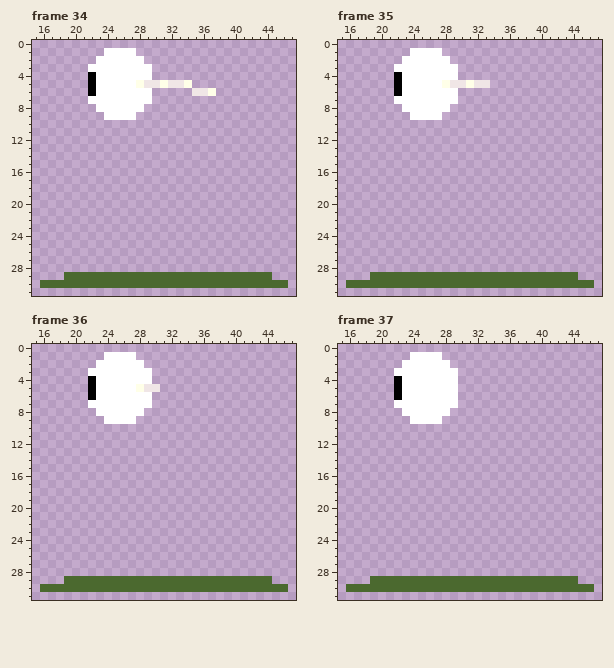
Pixel-art file -- Sprites/dev/Monster_death.ase. The first picture shows the starting point.
48x32 pixels, 37 frames. Shown: frame 34: x 15..47, y 0..31; frame 35: x 15..47, y 0..31; frame 36: x 15..47, y 0..31; frame 37: x 15..47, y 0..31. The commit also changed other frames, which this record leaves out.
After the commit:
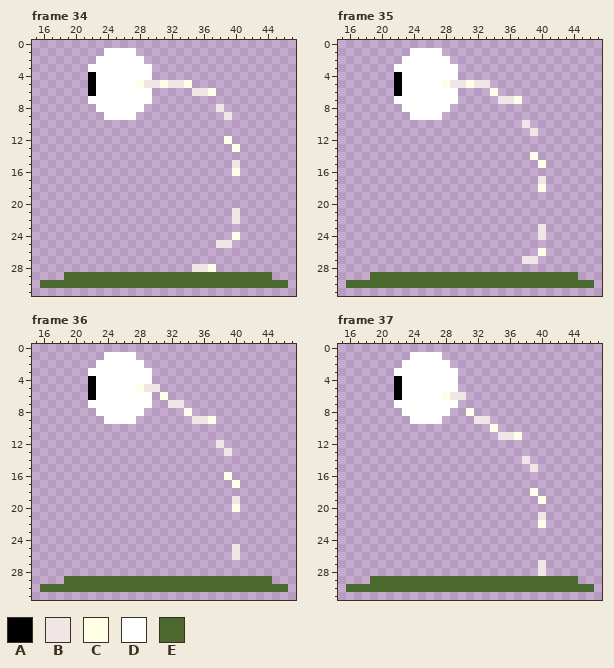
Palette (. is transparent): A #000000  B #f0e6e6  C #ffffe8  D #ffffff  E #4b692f
Difference:
Frame 34, layers "Skele", "Eye":
y 8: x 38 . -> B
y 9: x 39 . -> B
y 12: x 39 . -> C
y 13: x 40 . -> C
y 15: x 40 . -> B
y 16: x 40 . -> C
y 21..22: x 40 . -> B
y 24: x 40 . -> C
y 25: x 38..39 .. -> BB
y 28: x 35..37 ... -> BBC
Frame 35, layer "Skele":
y 6: x 34 . -> C
y 7: x 35..37 ... -> BBC
y 10: x 38 . -> B
y 11: x 39 . -> B
y 14: x 39 . -> C
y 15: x 40 . -> C
y 17: x 40 . -> B
y 18: x 40 . -> C
y 23..24: x 40 . -> B
y 26: x 40 . -> C
y 27: x 38..39 .. -> BB
Frame 36, layer "Skele":
y 6: x 31 . -> C
y 7: x 32..33 .. -> BB
y 8: x 34 . -> C
y 9: x 35..37 ... -> BBC
y 12: x 38 . -> B
y 13: x 39 . -> B
y 16: x 39 . -> C
y 17: x 40 . -> C
y 19: x 40 . -> B
y 20: x 40 . -> C
y 25..26: x 40 . -> B
Frame 37, layer "Skele":
y 6: x 28..30 DD. -> CBB
y 8: x 31 . -> C
y 9: x 32..33 .. -> BB
y 10: x 34 . -> C
y 11: x 35..37 ... -> BBC
y 14: x 38 . -> B
y 15: x 39 . -> B
y 18: x 39 . -> C
y 19: x 40 . -> C
y 21: x 40 . -> B
y 22: x 40 . -> C
y 27..28: x 40 . -> B
Boxes around the changes in both pictures, in picture pixels (x1, y1, x2, y2):
added: (216, 104, 240, 176)
added: (192, 208, 240, 272)
added: (490, 88, 546, 264)
added: (160, 392, 240, 512)
added: (232, 544, 240, 560)
changed: (442, 392, 546, 528)
added: (538, 560, 546, 576)
